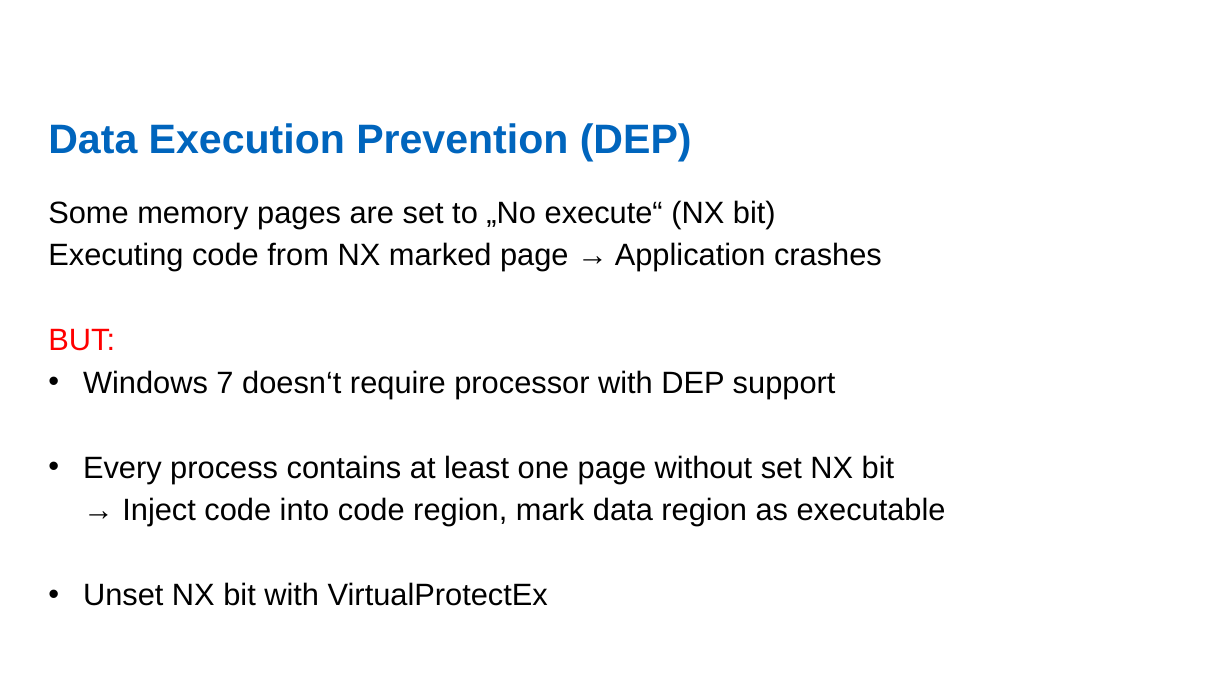
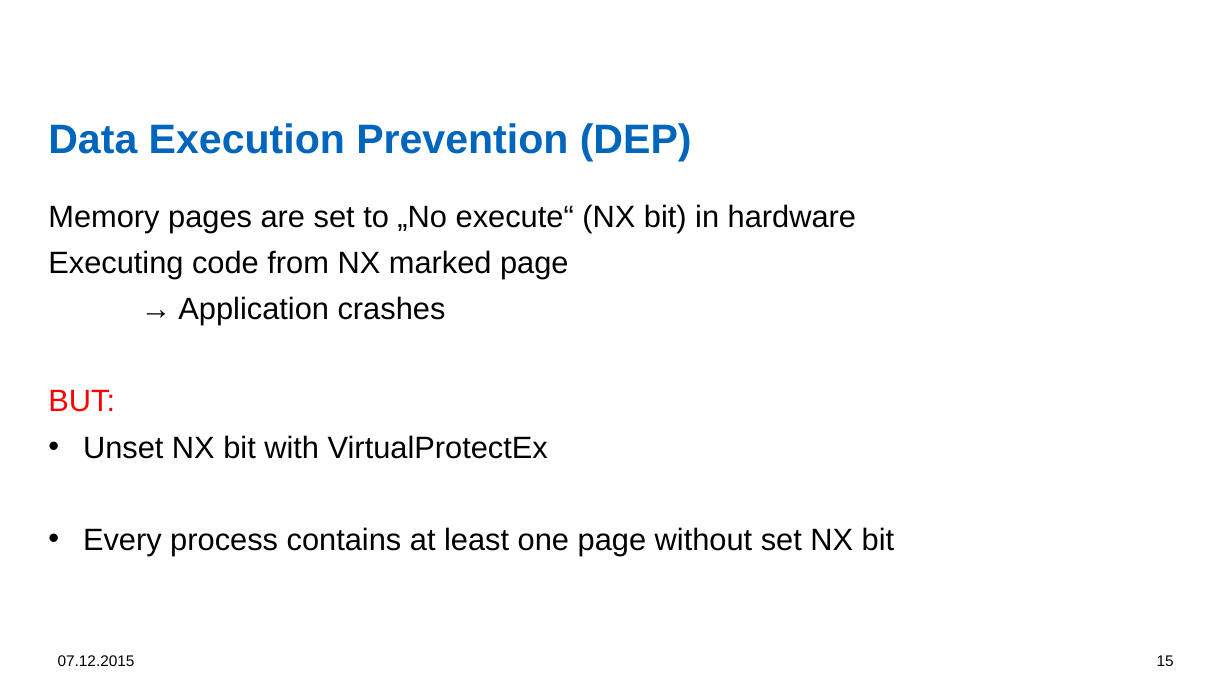
Before and after one commit to dennisfischer/bachelors-thesis, a slide deck: slide 15 of Presentations/Overview of illegal memory modifications - Attacks and Defenses.pptx. Drawn at 1232x693 pixels with LibreOffice and Linux fonts; fonts in the diff are those of the drawing; background and template pictures are left out. Boxes give left, top, right and bottom in pixels: in the first picture for what was removed or moved away, otherwise in the second. Text is boxed around its words. In the diff, an @@ line names an element or a change of style, - is before the commit and + after.

```diff
--- a/Presentations/Overview of illegal memory modifications - Attacks and Defenses.pptx
+++ b/Presentations/Overview of illegal memory modifications - Attacks and Defenses.pptx
@@ text at (48,204,856,325): text changed @@
-Some memory pages are set to „No execute“ (NX bit)
-Executing code from NX marked page → Application crashes
+Memory pages are set to „No execute“ (NX bit) in hardware
+Executing code from NX marked page
+→ Application crashes
@@ text at (48,389,548,459): line spacing 1.15 to 1.25 @@
@@ text at (83,370,946,526): paragraphs removed @@
-• Windows 7 doesn‘t require processor with DEP support
-• Every process contains at least one page without set NX bit
-  → Inject code into code region, mark data region as executable
@@ text at (83,527,895,556): paragraph added @@
+• Every process contains at least one page without set NX bit
@@ text added at (58,655,135,666), 12 pt, text #000000 @@
+07.12.2015
@@ page number added at (1157,655,1174,666), 12 pt, text #000000 @@
+15
```
Also in this commit, not shown: 10 other slides changed, 7 slides added, 8 slides removed, 15 other files.
